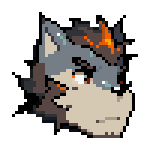
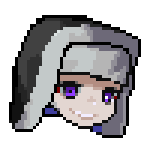
The second 150 x 150 image is a revision of the first. Changes to its layers:
hid "Timbuktu" over [12, 12, 138, 138]
added layer "Elin00" above "Elin01" over [9, 15, 141, 138]
hid "Zhouzhou" over [21, 15, 132, 135]
